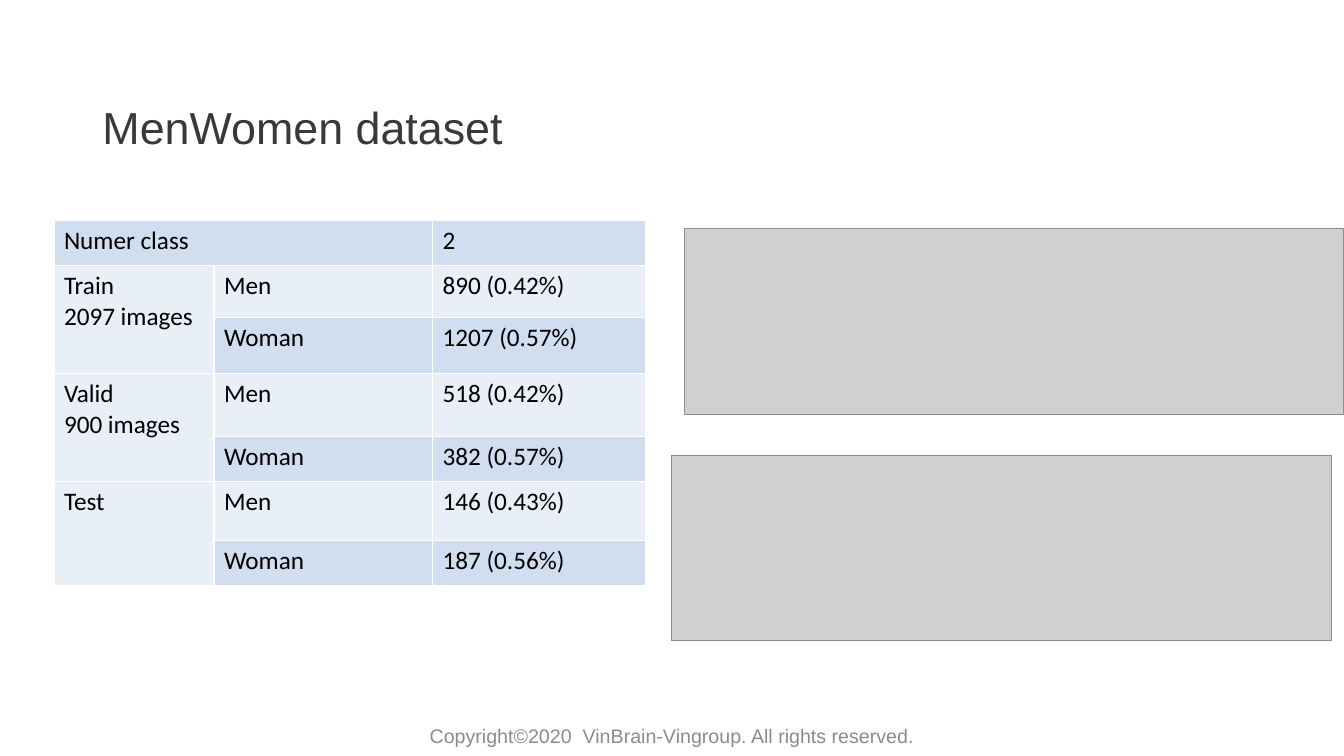
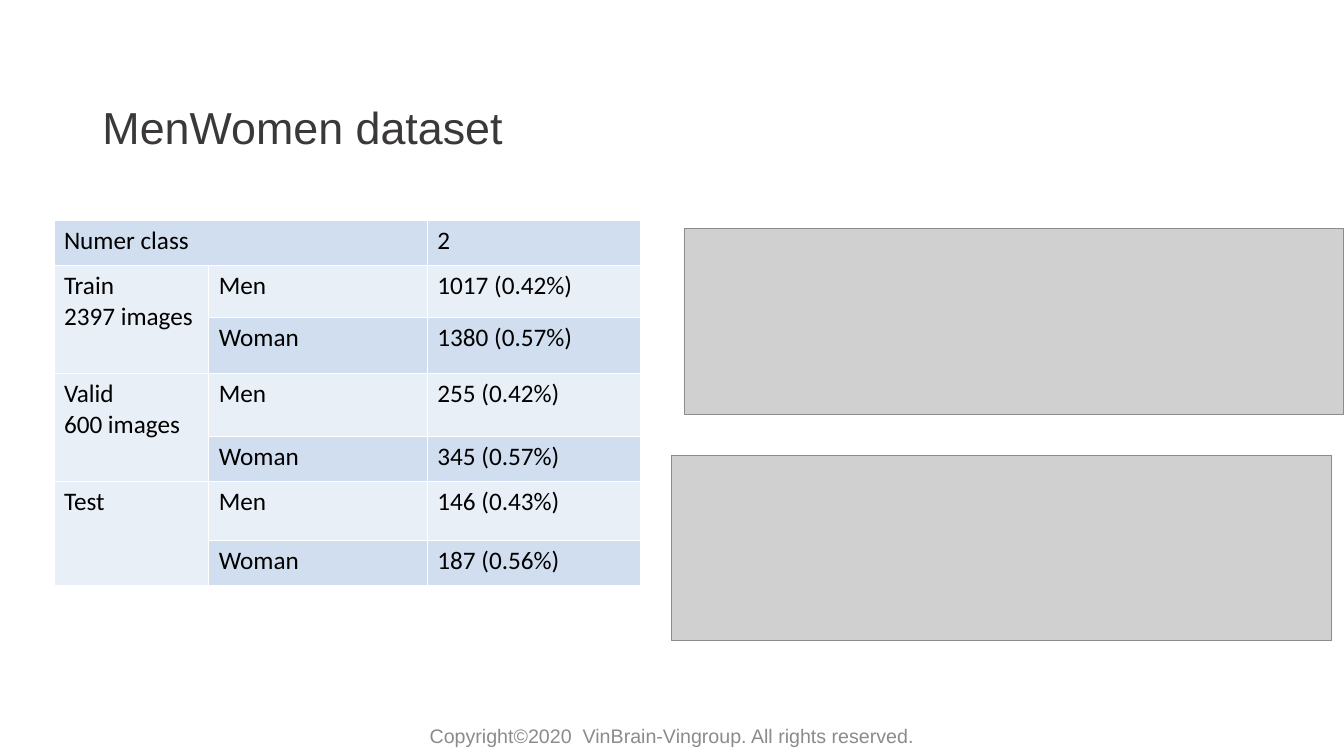
Before and after one commit to huyentls1114/vinbrain-internship, a slide deck: slide 13 of mid_term/mid_term_v2.pptx. Drawn at 1344x756 pixels with LibreOffice and Linux fonts; fonts in the diff are those of the drawing; grey boxes stand for pictures; background and template pictures are left out. Boxes give left, top, right and bottom in pixels: in the first picture for what was removed or moved away, otherwise in the second. Text is boxed around its words. In the diff, an @@ line names an element or a change of style, - is before the commit and + after.

```diff
--- a/mid_term/mid_term_v2.pptx
+++ b/mid_term/mid_term_v2.pptx
@@ table at [54,221,641,586] @@
-row 2, column 1: Train / 2097 images
+row 2, column 1: Train / 2397 images
-row 2, column 3: 890 (0.42%)
+row 2, column 3: 1017 (0.42%)
-row 3, column 3: 1207 (0.57%)
+row 3, column 3: 1380 (0.57%)
-row 4, column 1: Valid / 900 images
+row 4, column 1: Valid / 600 images
-row 4, column 3: 518 (0.42%)
+row 4, column 3: 255 (0.42%)
-row 5, column 3: 382 (0.57%)
+row 5, column 3: 345 (0.57%)
@@ table: place and size @@
-table at [54,221,646,586]
+table at [54,221,641,586]
```
Also in this commit, not shown: 1 other slide changed, 1 other file.
